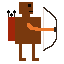
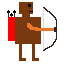
Before/after of a w=64, h=64 layered artwork. What changed in the layer stack:
painted on "Background" over [8, 17, 15, 41]
